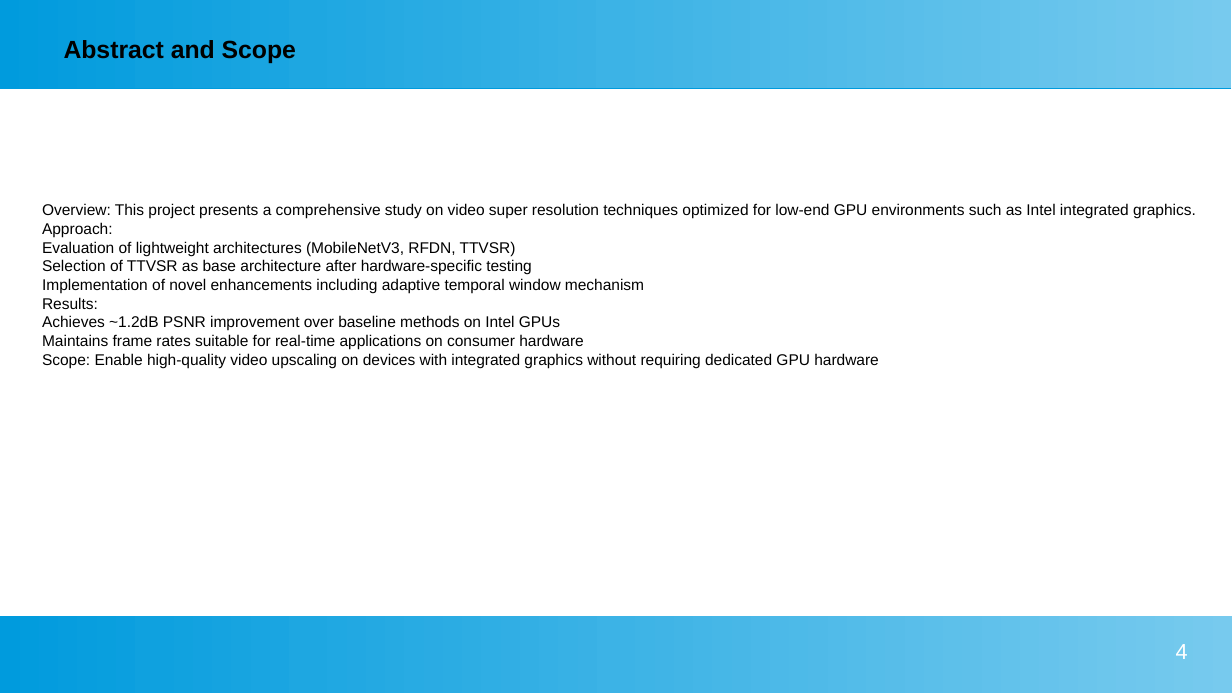
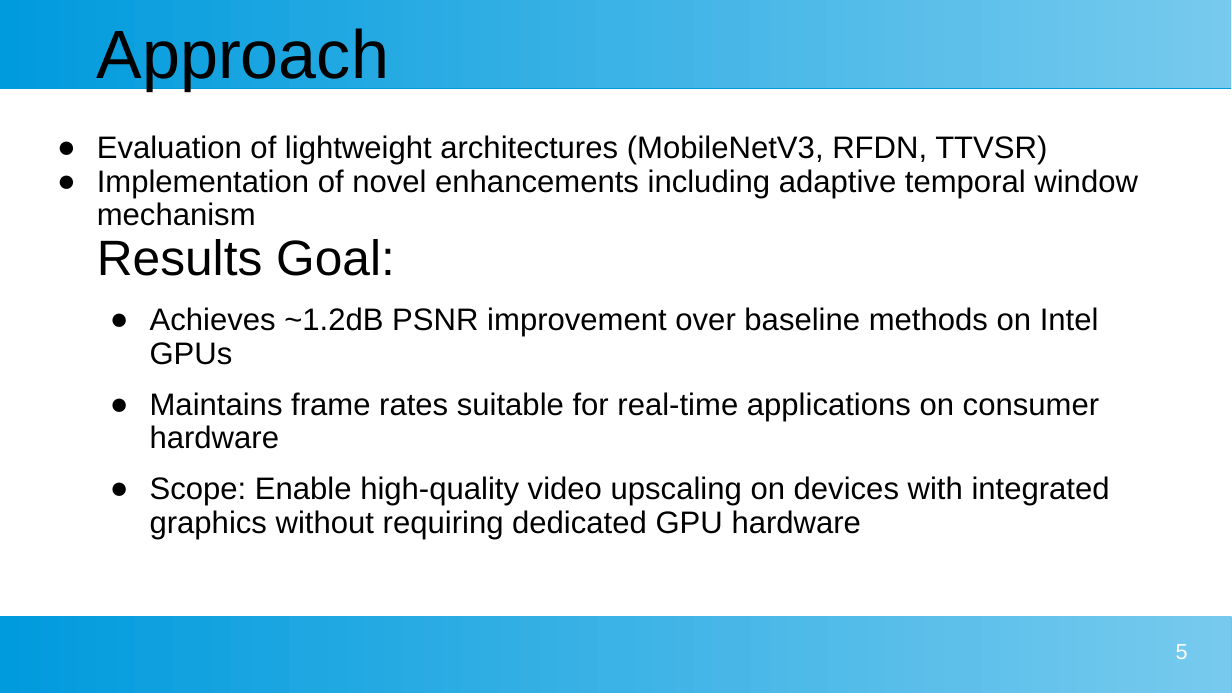
Before and after one commit to pradeepkdlkrni/sem4_project_submissions, a slide deck: slide 5 of submission/phase1/powerPoint/vsr.ppsx (slide 4 before the commit). Drawn at 1232x693 pixels with LibreOffice and Linux fonts; fonts in the diff are those of the drawing. Boxes give left, top, right and bottom in pixels: in the first picture for what was removed or moved away, otherwise in the second. Text is boxed around its words. In the diff, an @@ line names an element or a change of style, - is before the commit and + after.

Commit message:
updated

```diff
--- a/submission/phase1/powerPoint/vsr.ppsx
+++ b/submission/phase1/powerPoint/vsr.ppsx
@@ title added at [97,28,389,91], 44 pt, text #000000 @@
+Approach
@@ text removed at [64,40,296,63] @@
-Abstract and Scope
@@ text "Evaluation of lightweight architectures (MobileNetV3, ...": place and size @@
-text "Evaluation of lightweight architectures (MobileNetV3, ..." at [42,203,1196,368]
+text "Evaluation of lightweight architectures (MobileNetV3, ..." at [97,135,1138,539]
@@ text at [97,135,1138,539]: size 10 to 20 pt; bullet none to ●; line spacing 1 to 0.9; list level 1 to 2 in "Achieves ~1.2dB PSNR improvement over ..."; list level 1 to 2 in "Maintains frame rates suitable for ..."; list level 1 to 2 in "Scope: Enable high-quality video upscaling ..." @@
@@ text at [42,203,1196,238]: paragraphs removed @@
-Overview: This project presents a comprehensive study on video super resolution techniques optimized for low-end GPU environments such as Intel integrated graphics.
-Approach:
@@ text at [97,239,395,276]: text changed; size 10 to 32 pt @@
-Results:
+Results Goal:
@@ text at [42,259,532,275]: paragraph removed @@
-Selection of TTVSR as base architecture after hardware-specific testing
@@ page number at [1176,644,1188,659]: text changed @@
-4
+5
```
Also in this commit, not shown: 6 other slides changed, 11 slides added, 3 slides removed.
